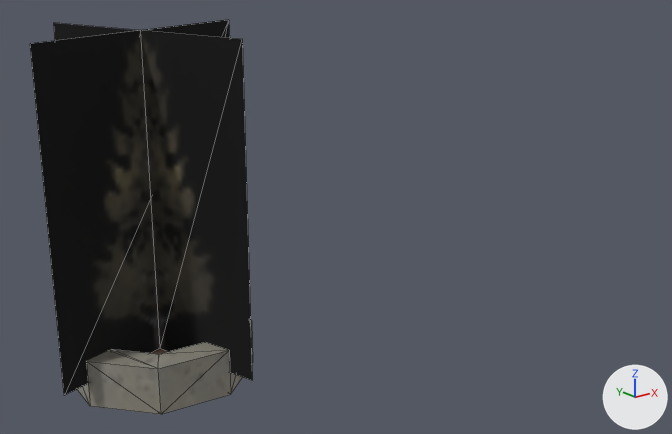
An edit to the OBJ model examples/vehicle-playground/res/models/urban/procgen-procpain-tree-park-pine-large-xm3z2.obj, drawn before and after from the same camera.
Both versions are drawn from a 50 mm camera at (7.1, 3.8, 14.2) aimed at (25.3, 26.5, 5.1). Arrows for +X, +Y and +Z are at lower right; the lights stay in place. The older version comes first. Mesh edges are drawn as thin lines. Where no turn or scale is listed for an object, it has been applied to the vertices. Vertices at exactly the same position are counted once.

Objects in the first picture: 'procgen-procpain-tree-park-pine-large-xm3z2'.
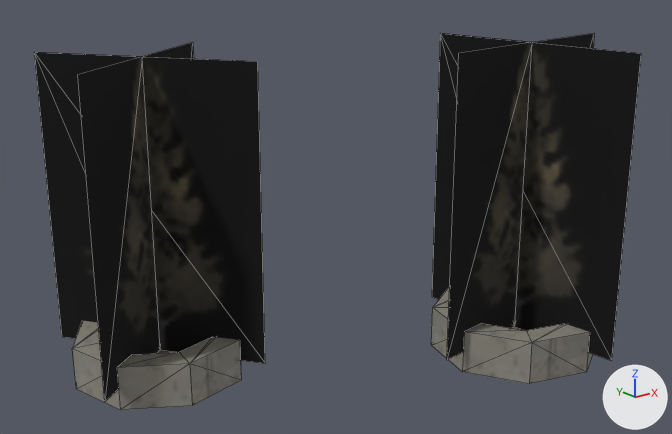
Patch to the scene script:
```diff
--- a/examples/vehicle-playground/res/models/urban/procgen-procpain-tree-park-pine-large-xm3z2.obj.py
+++ b/examples/vehicle-playground/res/models/urban/procgen-procpain-tree-park-pine-large-xm3z2.obj.py
@@ me_procgen_procpain_tree_park_pine_large_xm3z2 @@
 # used by ob_procgen_procpain_tree_park_pine_large_xm3z2; location = (0.0, 0.0, 0.0)
-me_procgen_procpain_tree_park_pine_large_xm3z2.from_pydata(...)  # 42 vertices, 68 faces; spans x 16.44..24.11, y 25.77..33.44, z 0.0..11.23
+me_procgen_procpain_tree_park_pine_large_xm3z2.from_pydata(...)  # 84 vertices, 136 faces; spans x 17.25..34.71, y 19.69..32.63, z 0.0..10.65
+# me_procgen_procpain_tree_park_pine_large_xm3z2 part 1: the loose piece of 10 vertices spanning x 16.44..24.11, y 25.77..33.44, z 0.77..11.23 is turned 79.6 degrees about the z axis through its middle and scaled by 0.948, then moved by (10.66, -6.15, -0.31)
+# me_procgen_procpain_tree_park_pine_large_xm3z2 part 2: the loose piece of 10 vertices spanning x 16.44..24.11, y 25.77..33.44, z 0.77..11.23 is copied, and the copy is turned 109.2 degrees about the z axis through its middle and scaled by 0.93, then moved by (0.0, 0.0, -0.42); it spans x 17.25..23.3, y 26.58..32.63, z 0.72..10.44
+# me_procgen_procpain_tree_park_pine_large_xm3z2 part 3: the loose piece of 32 vertices spanning x 17.32..23.23, y 26.65..32.55, z 0.0..1.54 is turned 79.6 degrees about the z axis through its middle and scaled by 0.948, then moved by (10.66, -6.15, -0.04)
+# me_procgen_procpain_tree_park_pine_large_xm3z2 part 4: the loose piece of 32 vertices spanning x 17.32..23.23, y 26.65..32.55, z 0.0..1.54 is copied, and the copy is turned 109.2 degrees about the z axis through its middle and scaled by 0.93, then moved by (0.0, 0.0, -0.05); it spans x 17.45..23.1, y 26.78..32.42, z 0.0..1.43
 me_procgen_procpain_tree_park_pine_large_xm3z2.materials.append(mat_treeb)
```

Location of each change, [x1, y1, x2, y2] in pixels of the pictures (672 x 434 px; the box of a moved part takes in the faces that stretch with it):
'procgen-procpain-tree-park-pine-large-xm3z2', reshaped (171% wider)
    before: [30, 20, 253, 414]
    after: [34, 33, 641, 410]
part 1 of me_procgen_procpain_tree_park_pine_large_xm3z2, moved or reshaped
    before: [30, 20, 252, 395]
    after: [432, 33, 641, 360]
part 2 of me_procgen_procpain_tree_park_pine_large_xm3z2, added
    after: [34, 43, 265, 401]
part 3 of me_procgen_procpain_tree_park_pine_large_xm3z2, moved or reshaped
    before: [77, 320, 253, 414]
    after: [431, 287, 593, 384]
part 4 of me_procgen_procpain_tree_park_pine_large_xm3z2, added
    after: [72, 321, 241, 410]
